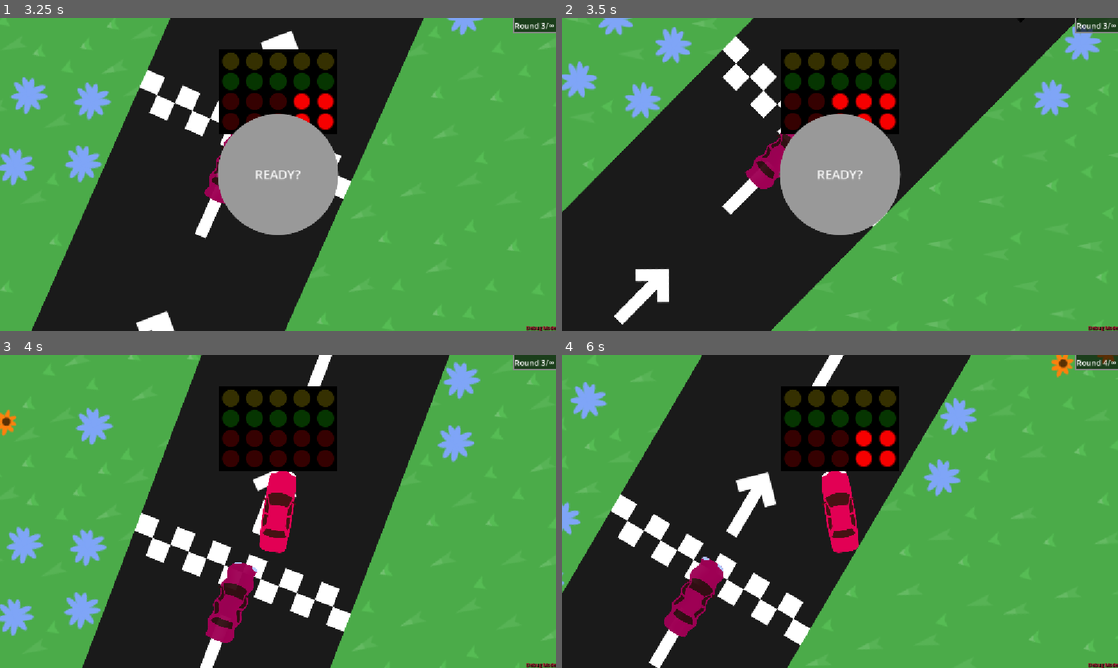
Above: before the commit, frames 1-4 (two rows, left to right).
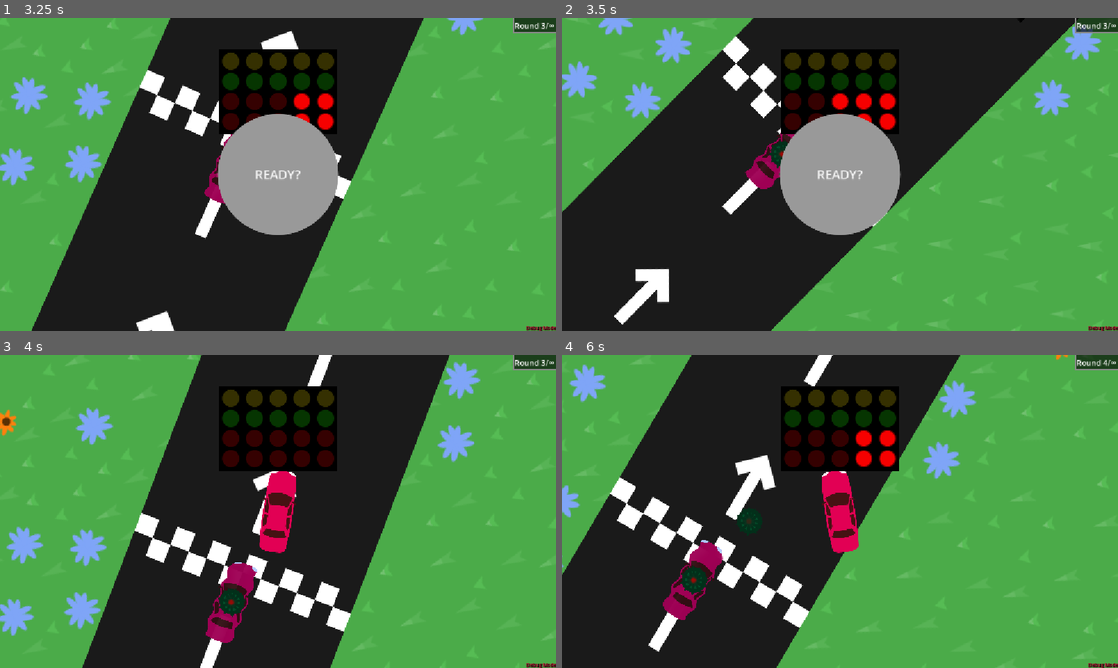
Above: after the commit, the same moments.

Repository: KIT-GameJam/dattel-jam
Game: Godot game, scene res://core/game_manager.tscn
Two runs of this game, one before a commit and one after it. Both use one fixed random seed, a clock stepped at 60 frames per second and the inputs below.
Inputs:
- Up to frame 1 (3.25 s): click "READY?" at 0.5 s; hold D (right) 1.28-2 s; tap Space (temp_reach_goal) at 1.35, 2.85 s; click "READY?" at 2 s; hold A (left) from 2.78 s (still down)
- Up to frame 2 (3.5 s): keep holding A (left)
- Up to frame 3 (4 s): release A (left) at 3.53 s; hold D (right) from 3.53 s (still down); tap Space (temp_reach_goal) at 3.6 s
- Up to frame 4 (6 s): tap Space (temp_reach_goal) at 4.35, 5.1, 5.85 s; release D (right) at 5.03 s; hold A (left) from 5.03 s (still down)

Frame 1 is identical in both runs. In frame 2, 0.2% of the frame differs, in the area x 37-41%, y 38-48%; in frame 3, 0.3%; in frame 4, 13%, in the area x 0-100%, y 0-100%.

Commit message:
Implement minen leger

Diff:
--- a/core/history_object.gd
+++ b/core/history_object.gd
@@ -17,11 +17,14 @@
 func reset_read_index():
 	_read_index = 0
 
+func is_race_started() -> bool:
+	return Global.get_game().is_race_started
+
 func pausable_physics_process(_delta: float) -> void:
 	pass
 
 func _physics_process(delta: float) -> void:
-	if Global.get_game().is_race_started:
+	if is_race_started():
 		pausable_physics_process(delta)
 
 func write_history():
--- /dev/null
+++ b/core/mine.tscn
@@ -0,0 +1,77 @@
+[gd_scene format=3 uid="uid://bgv2i4vnh1b8p"]
+
+[ext_resource type="Texture2D" uid="uid://c6rouil6sfxhp" path="res://assets/mine.svg" id="1_ckvdg"]
+
+[sub_resource type="CircleShape2D" id="CircleShape2D_plrnn"]
+radius = 25.019993
+
+[sub_resource type="Animation" id="Animation_uo0we"]
+length = 0.001
+tracks/0/type = "value"
+tracks/0/imported = false
+tracks/0/enabled = true
+tracks/0/path = NodePath("LightContainer:modulate")
+tracks/0/interp = 1
+tracks/0/loop_wrap = true
+tracks/0/keys = {
+"times": PackedFloat32Array(0),
+"transitions": PackedFloat32Array(1),
+"update": 0,
+"values": [Color(1, 1, 1, 1)]
+}
+
+[sub_resource type="Animation" id="Animation_ucxou"]
+resource_name = "blink"
+loop_mode = 1
+tracks/0/type = "value"
+tracks/0/imported = false
+tracks/0/enabled = true
+tracks/0/path = NodePath("LightContainer:modulate")
+tracks/0/interp = 1
+tracks/0/loop_wrap = true
+tracks/0/keys = {
+"times": PackedFloat32Array(0, 0.5, 1),
+"transitions": PackedFloat32Array(1, 1, 1),
+"update": 0,
+"values": [Color(1, 1, 1, 1), Color(1, 1, 1, 0), Color(1, 1, 1, 1)]
+}
+
+[sub_resource type="AnimationLibrary" id="AnimationLibrary_jd6h1"]
+_data = {
+&"RESET": SubResource("Animation_uo0we"),
+&"blink": SubResource("Animation_ucxou")
+}
+
+[sub_resource type="Gradient" id="Gradient_hnu3w"]
+offsets = PackedFloat32Array(0, 0.44347212, 1)
+colors = PackedColorArray(1, 1, 1, 1, 1, 1, 1, 1, 1, 1, 1, 0)
+
+[sub_resource type="GradientTexture2D" id="GradientTexture2D_plrnn"]
+gradient = SubResource("Gradient_hnu3w")
+fill = 1
+fill_from = Vector2(0.5, 0.5)
+fill_to = Vector2(0.9933894, 0.49586004)
+
+[node name="Mine" type="Area2D" unique_id=2029854056]
+scale = Vector2(0.05, 0.05)
+collision_layer = 8
+collision_mask = 0
+
+[node name="Sprite2D" type="Sprite2D" parent="." unique_id=1186510832]
+texture = ExtResource("1_ckvdg")
+
+[node name="CollisionShape2D" type="CollisionShape2D" parent="." unique_id=1424378098]
+position = Vector2(1, 1)
+shape = SubResource("CircleShape2D_plrnn")
+
+[node name="AnimationPlayer" type="AnimationPlayer" parent="." unique_id=155404060]
+libraries/ = SubResource("AnimationLibrary_jd6h1")
+autoplay = &"blink"
+
+[node name="LightContainer" type="Node2D" parent="." unique_id=2034171401]
+
+[node name="Light" type="Sprite2D" parent="LightContainer" unique_id=278648613]
+modulate = Color(0.745151, 2.5749953e-06, 3.85046e-07, 1)
+position = Vector2(-4.7683716e-07, 4.7683716e-07)
+scale = Vector2(0.4765625, 0.4765625)
+texture = SubResource("GradientTexture2D_plrnn")
--- a/core/minen_leger.gd
+++ b/core/minen_leger.gd
@@ -1,4 +1,9 @@
 extends GhostCar
 
+const mine_scene: PackedScene = preload("res://core/mine.tscn")
+
 func _on_minen_timer_timeout() -> void:
-	pass # Replace with function body.
+	if not is_race_started(): return
+	var mine: Node2D = mine_scene.instantiate()
+	Global.get_level().add_child(mine)
+	mine.global_position = global_position
--- a/core/minen_leger.tscn
+++ b/core/minen_leger.tscn
@@ -14,5 +14,6 @@
 texture = ExtResource("2_qminj")
 
 [node name="MinenTimer" type="Timer" parent="." index="3" unique_id=1583005482]
+autostart = true
 
 [connection signal="timeout" from="MinenTimer" to="." method="_on_minen_timer_timeout"]
--- a/game.gd
+++ b/game.gd
@@ -17,7 +17,9 @@
 var ready_ui: Node
 var traffic_light_ui: Node
 const player_scene: PackedScene = preload("res://core/player_car.tscn")
-const car_scene: PackedScene = preload("res://core/ghost_car.tscn")
+const ghost_car_scenes: Array[PackedScene] = [
+	preload("res://core/minen_leger.tscn")
+]
 var player: HistoryObject
 var cars: Array [HistoryObject] = []
 var is_race_started := false
@@ -60,7 +62,7 @@
 func _end_level() -> void:
 	stage += 1
 	cars.pop_back()
-	var new_car: HistoryObject = car_scene.instantiate()
+	var new_car: HistoryObject = ghost_car_scenes.pick_random().instantiate()
 	new_car.set_history(player.get_history())
 	for c in cars:
 		level.remove_child(c)
--- a/project.godot
+++ b/project.godot
@@ -77,6 +77,7 @@
 [layer_names]
 
 2d_physics/layer_1="Road"
+2d_physics/layer_4="Deadlies"
 
 [physics]
 
Not shown, added: assets/mine.svg.import
